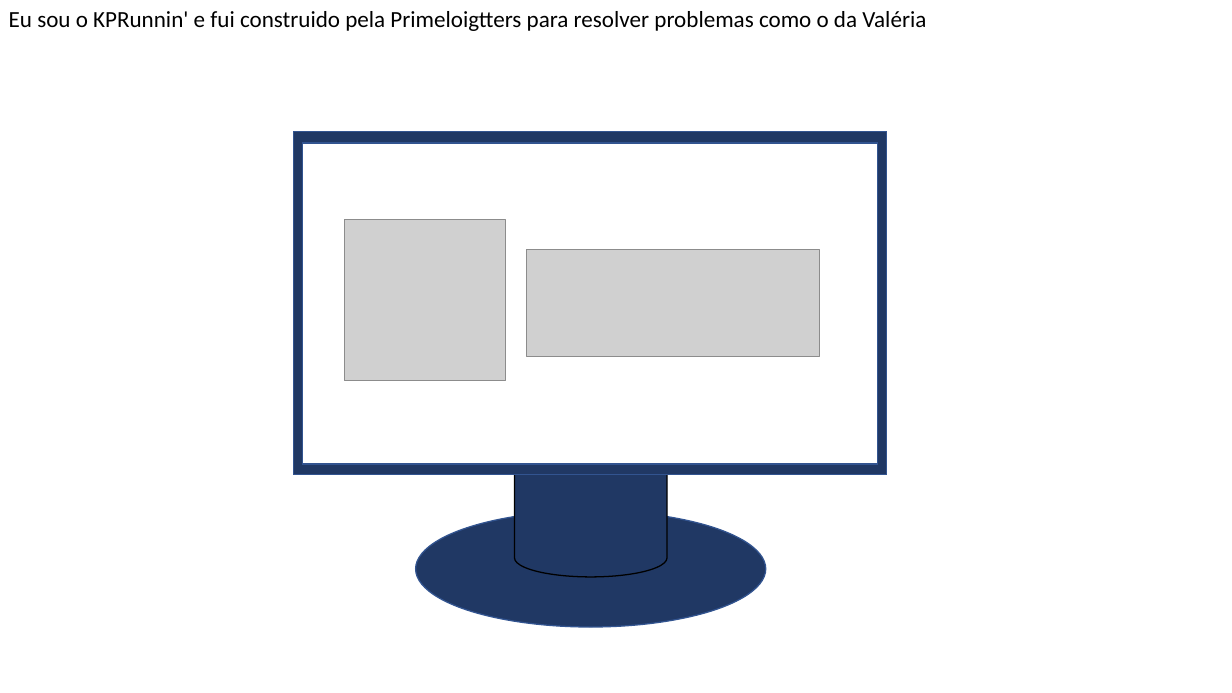
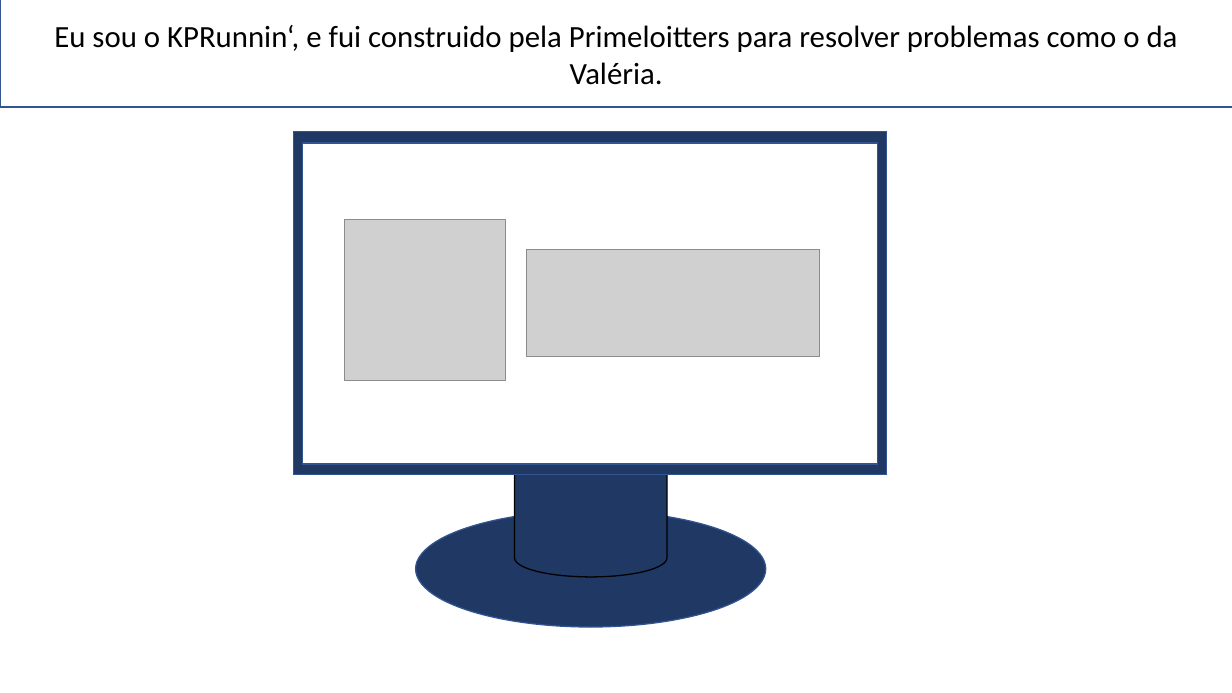
Before and after one commit to BandTec/primelloteirs, a slide deck: slide 1 of Documentacao/StoryBoard_KPRunnin'.pptx. Drawn at 1232x693 pixels with LibreOffice and Linux fonts; fonts in the diff are those of the drawing; grey boxes stand for pictures. Boxes give left, top, right and bottom in pixels: in the first picture for what was removed or moved away, otherwise in the second. Text is boxed around its words. In the diff, an @@ line names an element or a change of style, - is before the commit and + after.

```diff
--- a/Documentacao/StoryBoard_KPRunnin'.pptx
+++ b/Documentacao/StoryBoard_KPRunnin'.pptx
@@ rectangle "Eu sou o KPRunnin‘, e ...": place and size @@
-rectangle "Eu sou o KPRunnin‘, e ..." at <box>9,11,926,31</box>
+rectangle "Eu sou o KPRunnin‘, e ..." at <box>0,0,1232,107</box>
@@ rectangle "Eu sou o KPRunnin‘, e ..." at <box>0,0,1232,107</box>: vertical alignment top to middle; fill none to #FFFFFF; outline none to #325491 1 pt @@
@@ text in rectangle at <box>54,25,1178,85</box>: text changed; size 18 to 24 pt @@
-Eu sou o KPRunnin' e fui construido pela Primeloigtters para resolver problemas como o da Valéria
+Eu sou o KPRunnin‘, e fui construido pela Primeloitters para resolver problemas como o da Valéria.
```
Also in this commit, not shown: 7 other slides changed.
